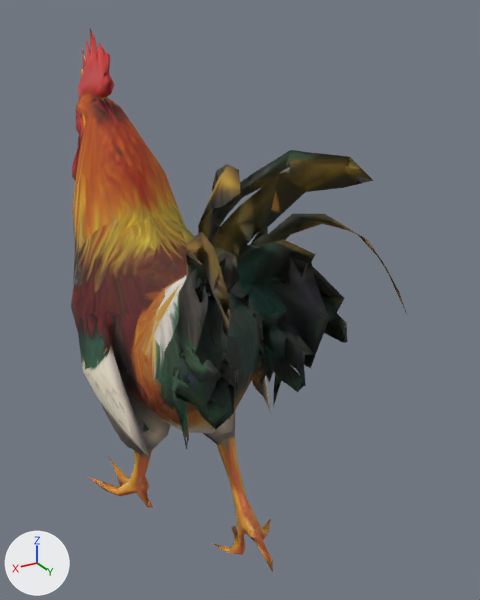
Before and after pictures for a commit that changed the Blender file MeshyAI/Gallina/Create_a_high_resolut_0505042700_texture.blend.
One viewpoint serves both versions: a 50 mm lens placed at (0.98, 2.07, 2.02), pointed at (-0.23, 0.06, 1.01). Every picture has the same lights, and +X, +Y and +Z are marked at lower left. The picture after the commit comes second.
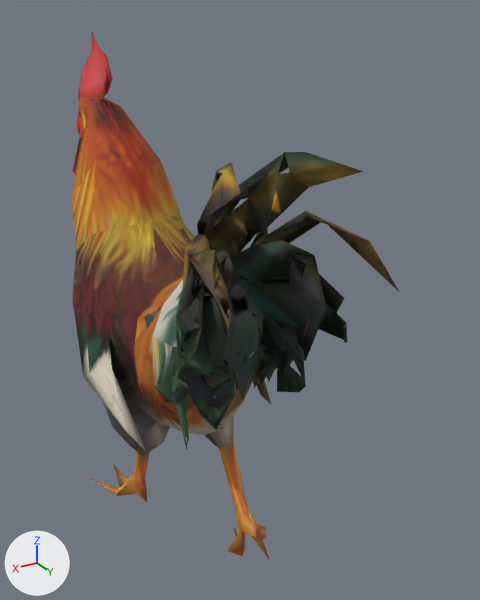
What the commit changed:
Object 'Mesh_0' (ob_mesh_0) has a DECIMATE modifier named 'Decimate'.
On modifier 'Decimate' of object 'Mesh_0' (ob_mesh_0), ratio goes from 0.618 to 0.4.

Pixel boxes [x1, y1, x2, y2] of what changed, in the pictures (480 x 600 px):
'Mesh_0', modifiers changed
    before: [71, 29, 407, 572]
    after: [72, 32, 399, 560]
